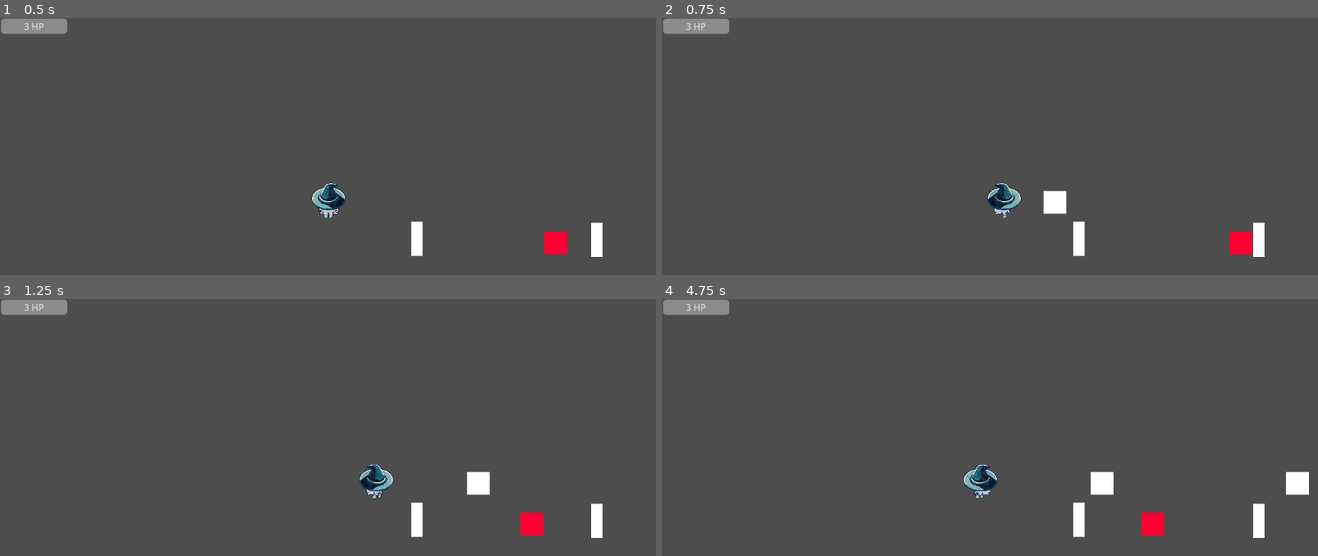
Above: before the commit, frames 1-4 (two rows, left to right).
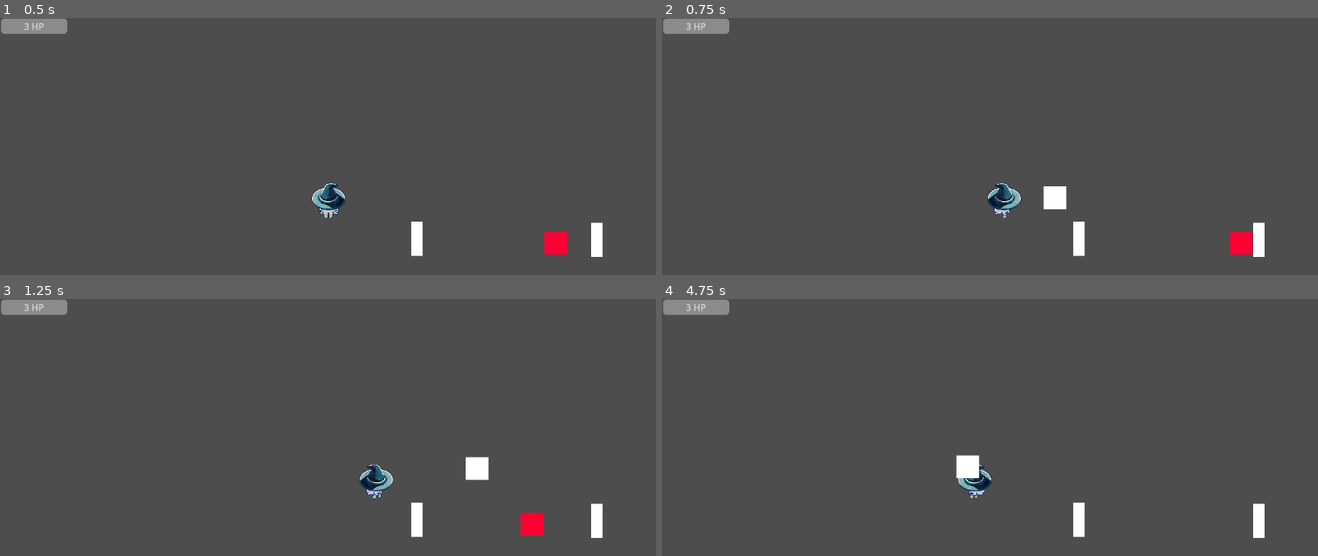
Above: after the commit, the same moments.

Repository: Profedejocs/Game-Off-Jam-2023
Game: Godot game, scene res://main.tscn
The game is run twice, just before and just after one commit, with the same random seed, the same clock (stepped at 60 frames per second) and the same inputs.
Inputs (mouse positions are in pixels of both pictures, inside the frame that each line leads up to):
- Up to frame 1 (0.5 s): no input
- Up to frame 2 (0.75 s): move the mouse to (1134, 185) at 0.52 s; press the mouse at (1134, 185) at 0.53 s; hold D (right) from 0.53 s (still down)
- Up to frame 3 (1.25 s): keep holding D (right)
- Up to frame 4 (4.75 s): move the mouse to (858, 502) at 1.27 s; release D (right) at 1.28 s; release the mouse at (858, 502) at 1.28 s; hold S (down) 1.28-2.03 s; click (858, 502) at 1.35 s; move the mouse to (1055, 401) at 2.02 s; press the mouse at (1055, 401) at 2.03 s; hold D (right) 2.03-2.78 s; move the mouse to (outside the picture) at 2.77 s; release the mouse at (outside the picture) at 2.78 s; hold W (up) 2.78-3.53 s; click (outside the picture) at 2.85 s; move the mouse to (1186, 538) at 3.52 s; press the mouse at (1186, 538) at 3.53 s; hold A (left) from 3.53 s (still down); move the mouse to (793, 427) at 4.27 s; release the mouse at (793, 427) at 4.28 s; click (793, 427) at 4.35 s

Frame 1 is identical in both runs. In frame 2, 0.1% of the frame differs, in the area x 58-62%, y 65-77%; in frame 3, 0.4%; in frame 4, 1.7%, in the area x 44-99%, y 60-93%.

Commit message:
Shooting at mouse position

Diff:
--- a/Godot-1/Enemy/Enemy.gd
+++ b/Godot-1/Enemy/Enemy.gd
@@ -17,7 +17,7 @@
 	dir = -dir
 
 func _on_area_2d_area_entered(area):
-	if area != null and "Bullet" in area.name:
+	if area != null and area.has_meta("type") and area.get_meta("type") == "bullet":
 		hp -= 1
 		area.queue_free()
 	if hp <= 0: queue_free()
--- a/Godot-1/Player/Bullet/Bullet.gd
+++ b/Godot-1/Player/Bullet/Bullet.gd
@@ -2,9 +2,14 @@
 
 var direction = Vector2(1.0,0.0)
 var speed = 300.0
+var parent = get_parent()
+
+func _ready():
+	self.set_meta("type", "bullet")
 
 func _process(delta):
 	position = position + speed * direction * delta
 
 func _on_body_entered(body):
-	queue_free()
+	if body != parent:
+		queue_free()
--- a/Godot-1/Player/Bullet/Bullet.tscn
+++ b/Godot-1/Player/Bullet/Bullet.tscn
@@ -1,11 +1,8 @@
-[gd_scene load_steps=4 format=3 uid="uid://b74p0u61cn2rg"]
+[gd_scene load_steps=3 format=3 uid="uid://b74p0u61cn2rg"]
 
 [ext_resource type="Script" path="res://Player/Bullet/Bullet.gd" id="1_js88h"]
 
 [sub_resource type="RectangleShape2D" id="RectangleShape2D_s2ptr"]
-size = Vector2(40, 40)
-
-[sub_resource type="RectangleShape2D" id="RectangleShape2D_5o0vu"]
 size = Vector2(40, 40)
 
 [node name="Bullet" type="Area2D"]
@@ -27,11 +24,4 @@
 [node name="CollisionShape2D" type="CollisionShape2D" parent="."]
 shape = SubResource("RectangleShape2D_s2ptr")
 
-[node name="hurt" type="Area2D" parent="."]
-
-[node name="CollisionShape2D" type="CollisionShape2D" parent="hurt"]
-position = Vector2(0, -2)
-shape = SubResource("RectangleShape2D_5o0vu")
-
-[connection signal="area_entered" from="." to="." method="_on_area_entered"]
 [connection signal="body_entered" from="." to="." method="_on_body_entered"]
--- a/Godot-1/Player/Player.gd
+++ b/Godot-1/Player/Player.gd
@@ -2,10 +2,12 @@
 
 @export var hp = 3
 var speed = 120
+var aim_speed = 1
 var current_dlr = "none"
+var mouse_dir = 0
 @onready var anim = $AnimatedSprite2D
 func  _physics_process(delta):
-
+	mouse_dir = get_angle_to(get_global_mouse_position())
 	player_movement(delta)
 
 
@@ -68,11 +70,6 @@
 		elif movement == 0 :
 			anim.play ("back_idle")
 
-
-
-
-
-
 func _on_area_2d_body_entered(body):
 	if body != null and "Enemy" in body.name:
 		hp -= 1
@@ -81,11 +78,12 @@
 
 func _input(event):
 	if event.is_action_pressed("shoot"):
-		fire(self.global_rotation)
+		fire(self.mouse_dir)
 
 func fire(angle):
 	var direction = Vector2(1.0, 0.0).rotated(angle).normalized()
 	var bullet = load("res://Player/Bullet/Bullet.tscn").instantiate()
 	bullet.global_position = $Gun/ShootingPoint.global_position
 	bullet.direction = direction
+	bullet.parent = self
 	get_parent().add_child(bullet)
--- a/Godot-1/Player/Player.tscn
+++ b/Godot-1/Player/Player.tscn
@@ -102,10 +102,10 @@
 }]
 
 [sub_resource type="RectangleShape2D" id="RectangleShape2D_8oup4"]
-size = Vector2(40, 40)
+size = Vector2(60, 30.5)
 
 [sub_resource type="RectangleShape2D" id="RectangleShape2D_dpcox"]
-size = Vector2(45, 45)
+size = Vector2(62, 32)
 
 [node name="Player" type="CharacterBody2D"]
 script = ExtResource("1_f4e7t")
@@ -118,11 +118,13 @@
 autoplay = "idle"
 
 [node name="CollisionShape2D" type="CollisionShape2D" parent="."]
+position = Vector2(0, 15)
 shape = SubResource("RectangleShape2D_8oup4")
 
 [node name="Area2D" type="Area2D" parent="."]
 
 [node name="CollisionShape2D" type="CollisionShape2D" parent="Area2D"]
+position = Vector2(1, 15.25)
 shape = SubResource("RectangleShape2D_dpcox")
 
 [node name="Gun" type="ColorRect" parent="."]
--- a/Godot-1/main.tscn
+++ b/Godot-1/main.tscn
@@ -9,34 +9,6 @@
 
 [node name="Main" type="Node2D"]
 script = ExtResource("1_1dsd5")
-
-[node name="Camera2D" type="Camera2D" parent="."]
-position = Vector2(449, 216)
-
-[node name="Label" type="Label" parent="Camera2D"]
-offset_left = -574.0
-offset_top = -323.0
-offset_right = -458.0
-offset_bottom = -296.0
-text = "0"
-horizontal_alignment = 1
-vertical_alignment = 1
-
-[node name="ProgressBar" type="ProgressBar" parent="Camera2D"]
-offset_left = -574.0
-offset_top = -323.0
-offset_right = -458.0
-offset_bottom = -296.0
-max_value = 3.0
-step = 1.0
-rounded = true
-show_percentage = false
-
-[node name="Player" parent="." instance=ExtResource("1_cbj2f")]
-position = Vector2(449, 216)
-
-[node name="Enemy" parent="." instance=ExtResource("2_jmt40")]
-position = Vector2(771, 288)
 
 [node name="TestWalls" type="StaticBody2D" parent="."]
 
@@ -73,3 +45,31 @@
 [node name="CollisionShape2D2" type="CollisionShape2D" parent="TestWalls"]
 position = Vector2(921, 282)
 shape = SubResource("RectangleShape2D_6kxmb")
+
+[node name="Camera2D" type="Camera2D" parent="."]
+position = Vector2(449, 216)
+
+[node name="Label" type="Label" parent="Camera2D"]
+offset_left = -574.0
+offset_top = -323.0
+offset_right = -458.0
+offset_bottom = -296.0
+text = "0"
+horizontal_alignment = 1
+vertical_alignment = 1
+
+[node name="ProgressBar" type="ProgressBar" parent="Camera2D"]
+offset_left = -574.0
+offset_top = -323.0
+offset_right = -458.0
+offset_bottom = -296.0
+max_value = 3.0
+step = 1.0
+rounded = true
+show_percentage = false
+
+[node name="Enemy" parent="." instance=ExtResource("2_jmt40")]
+position = Vector2(771, 288)
+
+[node name="Player" parent="." instance=ExtResource("1_cbj2f")]
+position = Vector2(449, 216)
--- a/Godot-1/project.godot
+++ b/Godot-1/project.godot
@@ -18,6 +18,10 @@
 [autoload]
 
 Global="*res://global.gd"
+
+[dotnet]
+
+project/assembly_name="Godot-1"
 
 [input]
 
Not shown, changed: Godot-1/icon.svg.import
